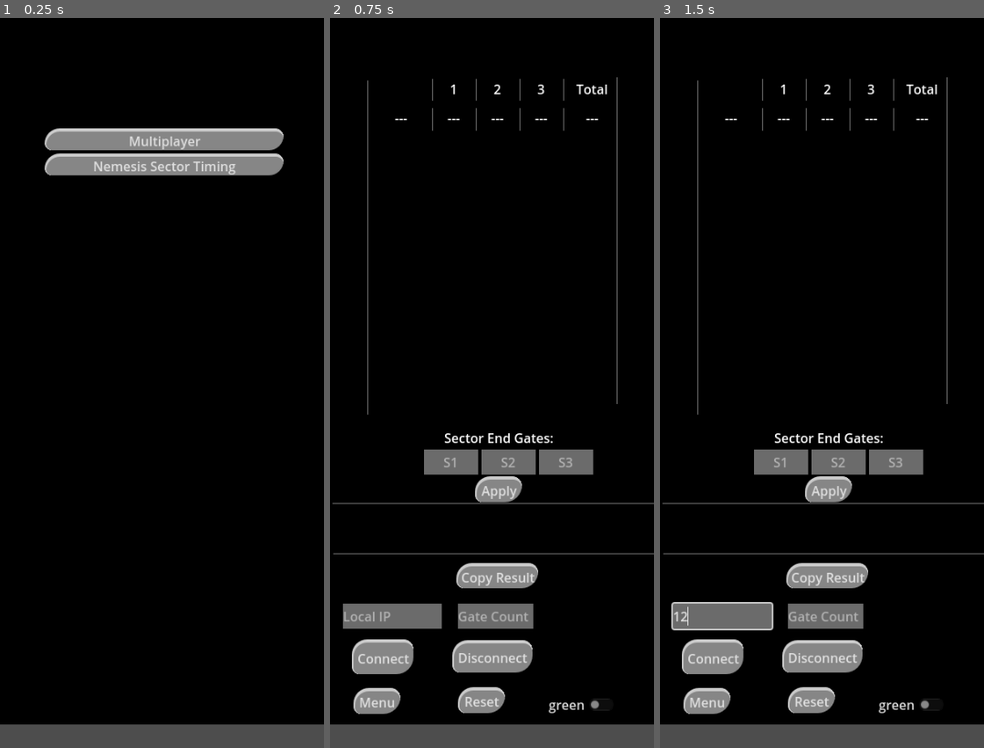
Above: before the commit, frames 1-3 (left to right).
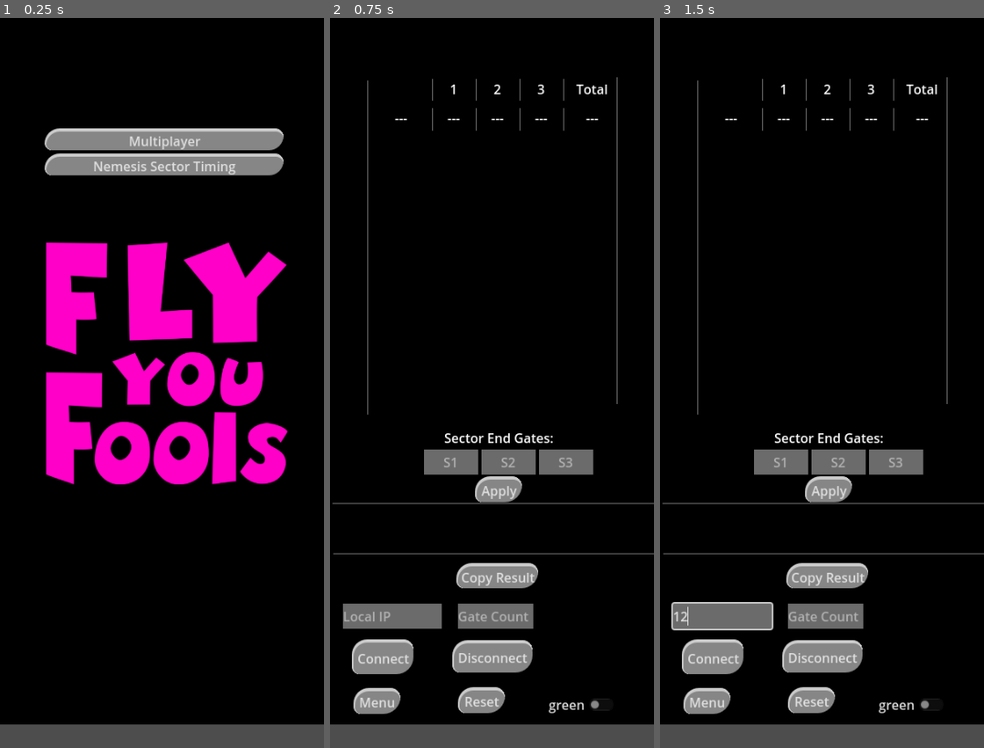
Above: after the commit, the same moments.

Repository: gManbio/VD-WS-Overlay
Game: Godot game, scene res://Menu.tscn
The game is run twice, just before and just after one commit, with the same random seed, the same clock (stepped at 60 frames per second) and the same inputs.
Inputs (mouse positions are in pixels of both pictures, inside the frame that each line leads up to):
- Up to frame 1 (0.25 s): no input
- Up to frame 2 (0.75 s): click "Nemesis Sector Timing" at 0.5 s
- Up to frame 3 (1.5 s): click (721, 616) at 1.27 s; type "12" at 1.35 s

The runs differ from the first frame. In frame 1, 14% of the frame differs, in the area x 14-89%, y 30-64%; in frame 2, nothing differs; in frame 3, nothing differs.
Error in both runs: Invalid access of index '-1' on a base object of type: 'PackedStringArray'. (res://nemesis_mode.gd:44)

Commit message:
added background image

Diff:
--- a/Menu.tscn
+++ b/Menu.tscn
@@ -1,7 +1,8 @@
-[gd_scene load_steps=4 format=3 uid="uid://cqpu3g4r24a88"]
+[gd_scene load_steps=5 format=3 uid="uid://cqpu3g4r24a88"]
 
 [ext_resource type="Script" path="res://Menu.gd" id="1_fweiq"]
 [ext_resource type="StyleBox" uid="uid://d36m1th6a44ss" path="res://button.tres" id="2_ddete"]
+[ext_resource type="Texture2D" uid="uid://45br8ilsaq2" path="res://FlyYouFools.bold512.png" id="3_bqh3y"]
 
 [sub_resource type="Theme" id="Theme_onv5d"]
 Button/styles/normal = ExtResource("2_ddete")
@@ -49,5 +50,10 @@
 wait_time = 1.5
 one_shot = true
 
+[node name="FlyYouFools_bold512" type="Sprite2D" parent="."]
+position = Vector2(206, 426)
+scale = Vector2(0.582031, 0.582031)
+texture = ExtResource("3_bqh3y")
+
 [connection signal="pressed" from="VBoxContainer/Multi_Mode_button" to="." method="_on_multi_mode_button_pressed"]
 [connection signal="pressed" from="VBoxContainer/Nem_Mode_Button" to="." method="_on_nem_mode_button_pressed"]
Binary file added: FlyYouFools.bold512.png
Not shown, added: FlyYouFools.bold512.png.import
